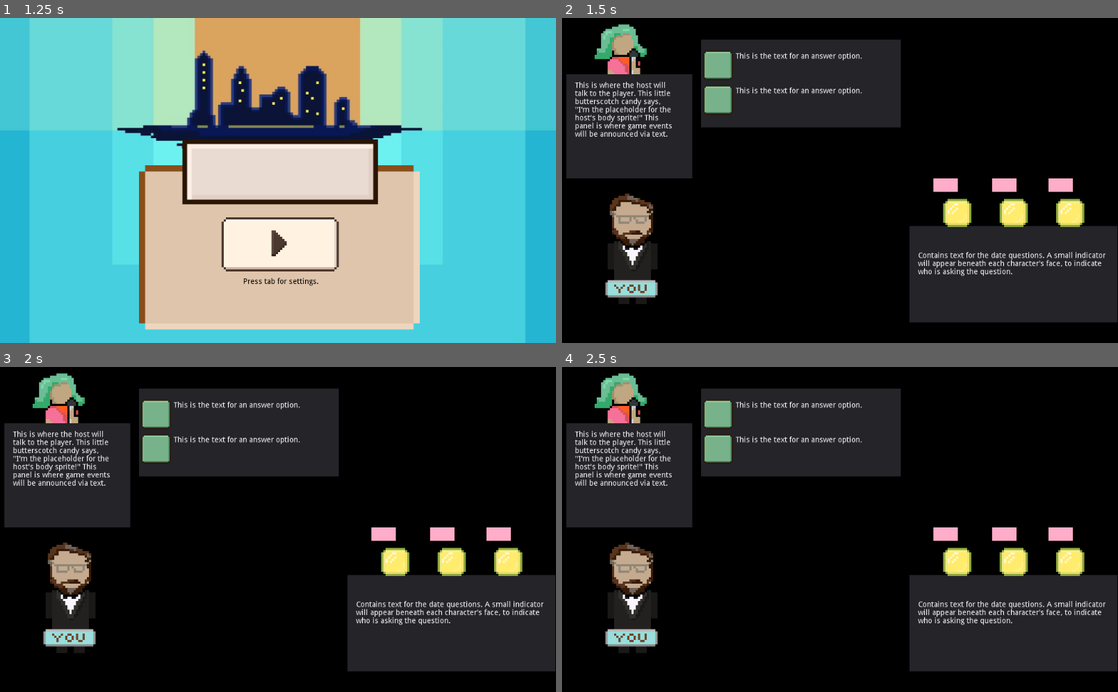
Above: before the commit, frames 1-4 (two rows, left to right).
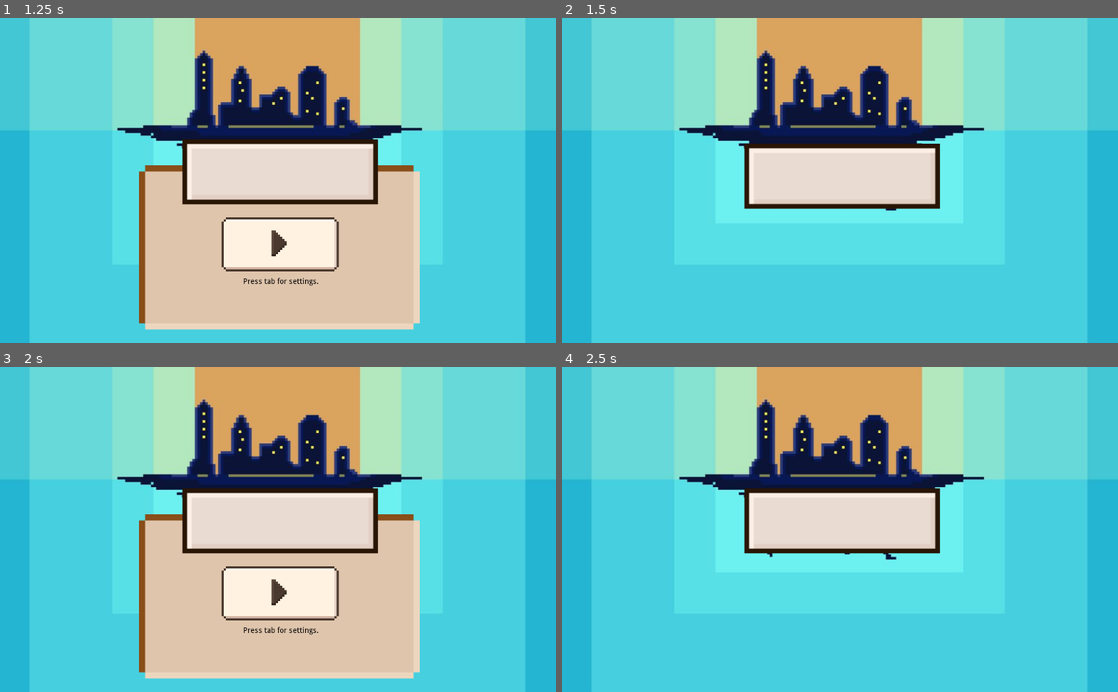
Above: after the commit, the same moments.

Repository: Clover10123/Subtraction
Game: Godot game, scene res://Scenes/MainScene.tscn
The game is run twice, just before and just after one commit, with the same random seed, the same clock (stepped at 60 frames per second) and the same inputs.
Inputs (mouse positions are in pixels of both pictures, inside the frame that each line leads up to):
- Up to frame 1 (1.25 s): click (283, 342) at 0.5 s
- Up to frame 2 (1.5 s): click (845, 245) at 1.25 s
- Up to frame 3 (2 s): no input
- Up to frame 4 (2.5 s): click (845, 594) at 2.02 s

Frame 1 is identical in both runs. In frame 2, 99% of the frame differs, in the area x 0-100%, y 0-100%; in frame 3, 99%; in frame 4, 99%.
Error before the commit: Parse Error: Too many arguments for "get_class()" call. Expected at most 0. (res://Scenes/Scripts/Date.gd:8)
Error after the commit: Invalid call. Nonexistent function 'pop' in base 'Reference (Characters.gd)'. (res://Scenes/Scripts/Dates.gd:23)

Commit message:
made some fixes.

Diff:
--- a/Scenes/MainScene.tscn
+++ b/Scenes/MainScene.tscn
@@ -129,6 +129,5 @@
 
 [node name="Timer" type="Timer" parent="."]
 one_shot = true
-
 [connection signal="pressed" from="ButtonPanel/PlayButton" to="." method="_on_PlayButton_pressed"]
 [connection signal="timeout" from="Timer" to="." method="_on_Timer_timeout"]
--- a/Scenes/Scripts/Date.gd
+++ b/Scenes/Scripts/Date.gd
@@ -5,5 +5,5 @@
 var texture
 
 func _init(txtr):
-	print("New character " + str(txtr) + ":" + get_class(txtr))
+	print("New character " + str(txtr) + ":" )
 	texture = txtr
--- a/Scenes/Scripts/Dates.gd
+++ b/Scenes/Scripts/Dates.gd
@@ -53,7 +53,7 @@
 		if(dates[i].attraction <= 0):
 			dates.remove(i)
 
-func get(i:int):
+func get(i):
 	assert(i>=0)
 	assert(i<=2)
 	return dates[i]
--- a/Scenes/Scripts/GameScene.gd
+++ b/Scenes/Scripts/GameScene.gd
@@ -135,7 +135,7 @@
 		return
 	else:
 		$AlertWindow.show()
-		update_alert_text("Error grabbing game scene.")
+		#update_alert_text("Error grabbing game scene.")
 
 func lose():
 	print("You lost the game")
@@ -143,7 +143,7 @@
 		return
 	else:
 		$AlertWindow.show()
-		update_alert_text("Error grabbing game scene.")
+		#update_alert_text("Error grabbing game scene.")
 
 func _on_Option1_pressed():
 	answer(answers[0])
